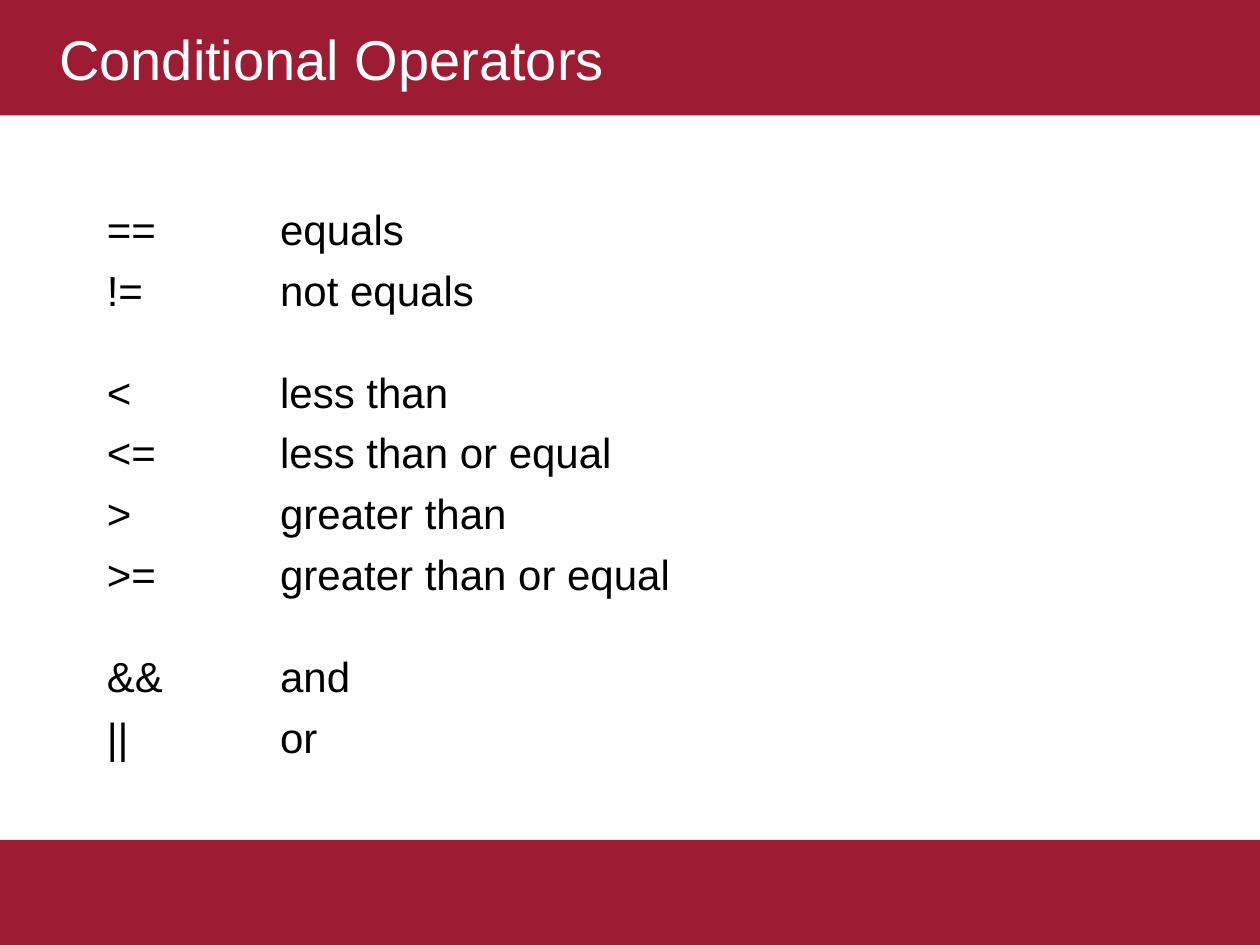
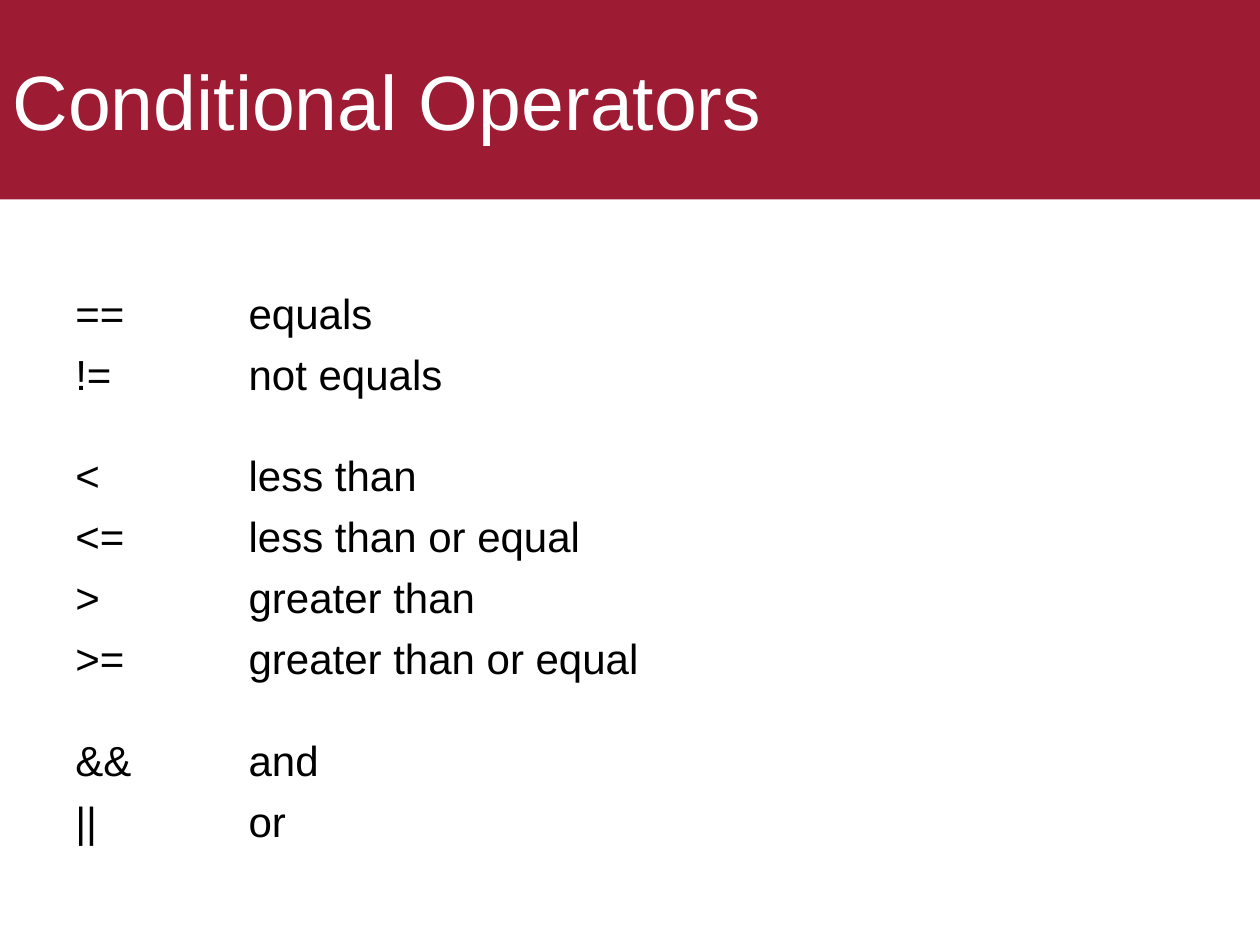
Before and after one commit to ekof-dss/teaching-samples-2021-22, a slide deck: slide 17 of presentations/01-c-sharp-procedural.ppt (slide 13 before the commit). Drawn at 1260x945 pixels with LibreOffice and Linux fonts; fonts in the diff are those of the drawing. Boxes give left, top, right and bottom in pixels: in the first picture for what was removed or moved away, otherwise in the second. Text is boxed around its words. In the diff, an @@ line names an element or a change of style, - is before the commit and + after.

```diff
--- a/presentations/01-c-sharp-procedural.ppt
+++ b/presentations/01-c-sharp-procedural.ppt
@@ title "Conditional Operators" resized from (x1=0, y1=0, x2=1260, y2=116) to (x1=0, y1=0, x2=1260, y2=199) @@
@@ title "Conditional Operators" at (x1=0, y1=0, x2=1260, y2=199): size 32 to 44 pt; indent changed @@
@@ text "== equals" moved from (x1=280, y1=214, x2=670, y2=754) to (x1=249, y1=298, x2=639, y2=838) @@
@@ rectangle removed at (x1=0, y1=840, x2=1260, y2=945) @@
```
Also in this commit, not shown: 13 other slides changed, 5 slides added, 3 slides removed, 2 other files.
